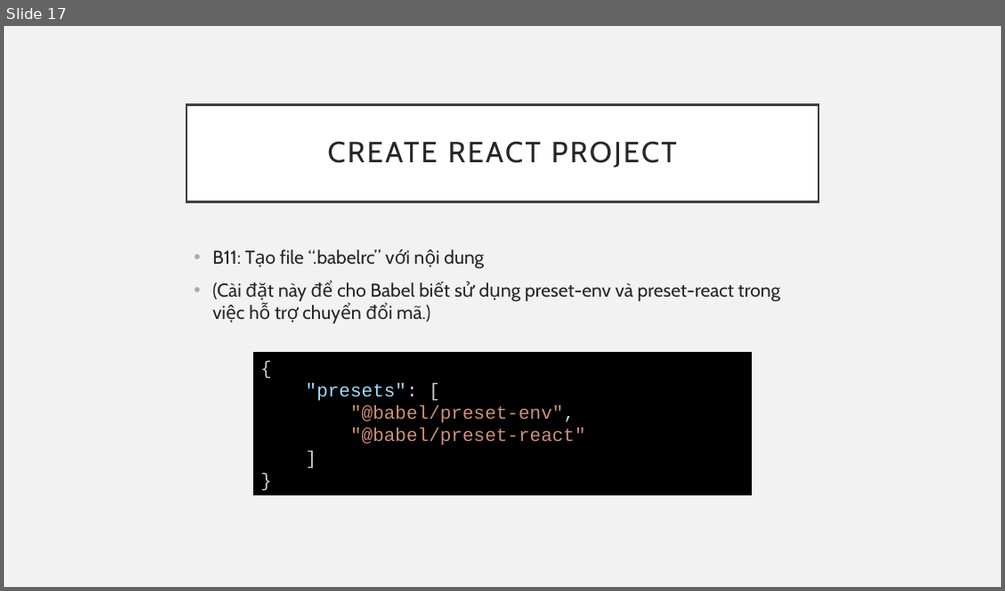
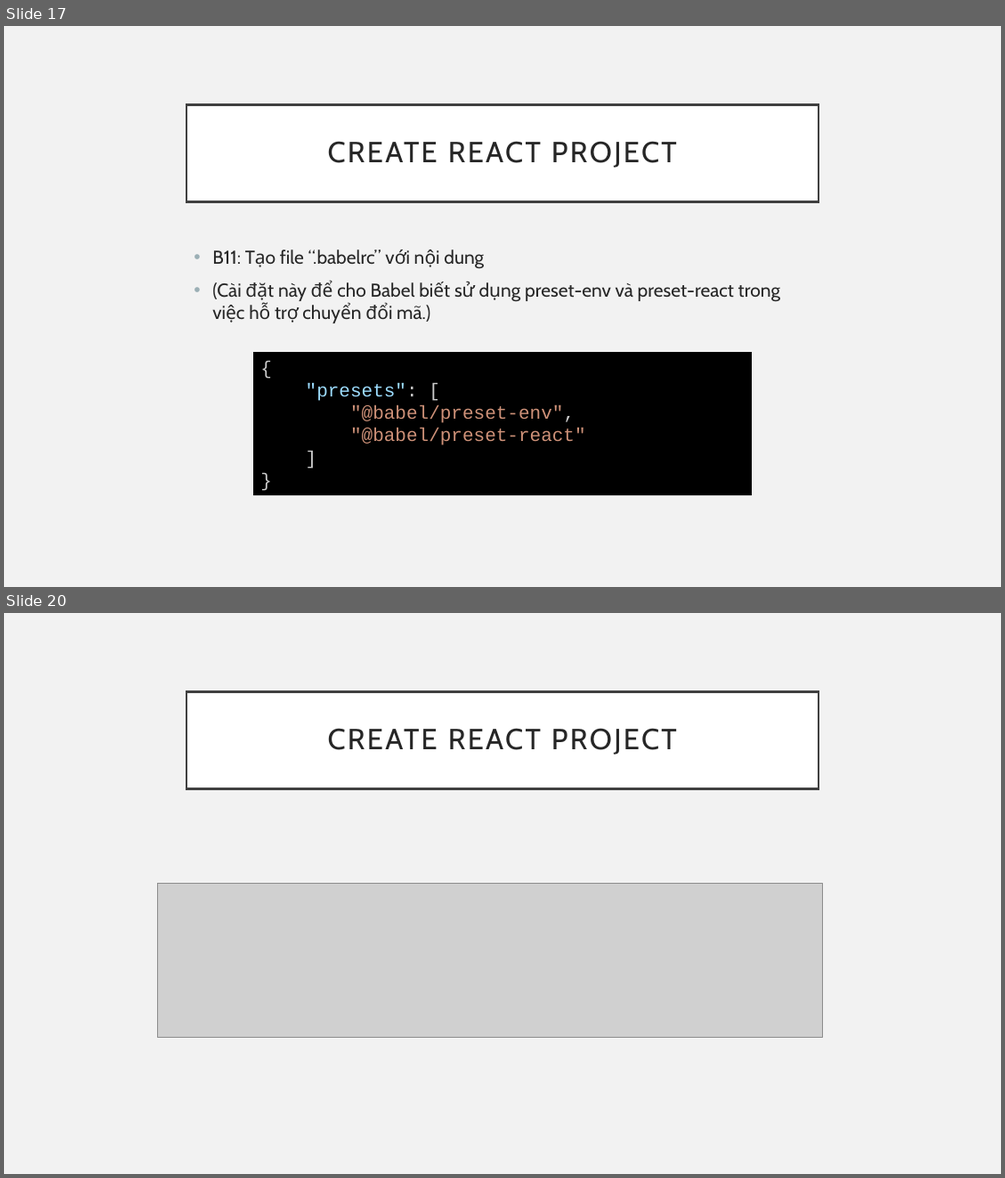
Before and after one commit to sobbingwind/React, a slide deck: 10_NodeJS.pptx. Shown one above the other, each under a label of ours: slide 17 before the commit, slides 17 and 20 after it; the slides between them are not shown. The pictures are 1005x591 and 1005x1178 pixels, drawn with LibreOffice and Linux fonts; fonts in the diff are those of the drawing; grey boxes stand for pictures. Boxes give left, top, right and bottom in pixels: in the first picture for what was removed or moved away, otherwise in the second. Text is boxed around its words. In the diff, an @@ line names an element or a change of style, - is before the commit and + after.

```diff
--- a/10_NodeJS.pptx
+++ b/10_NodeJS.pptx
@@ slide 20 added at bbox=[4, 613, 1001, 1174], background #F2F2F2 @@
@@ title added at bbox=[186, 691, 818, 788], fill #FFFFFF, outline #404040 2.5 pt, 28 pt, text #262626 @@
+CREATE REACT PROJECT
@@ picture added at bbox=[158, 883, 823, 1037] @@
```
Also in this commit, not shown: 4 slides changed.
